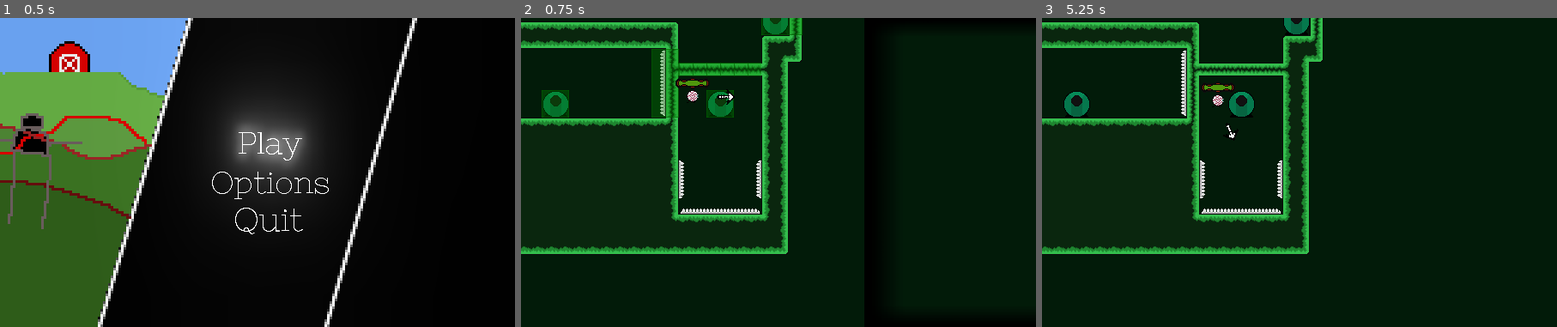
Above: before the commit, frames 1-3 (left to right).
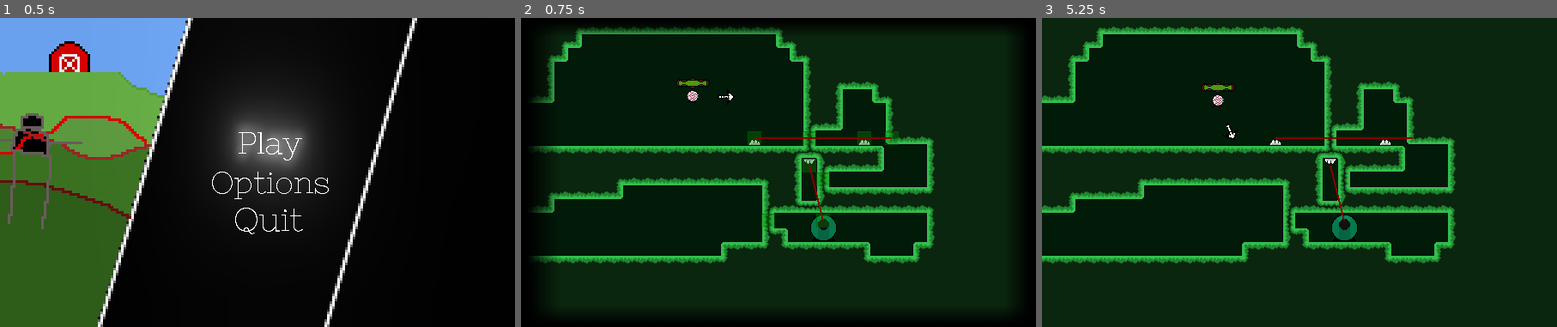
Above: after the commit, the same moments.

Repository: epimetheusgames/EyeSore
Game: Godot game, scene res://MainMenu.tscn
The game is run twice, just before and just after one commit, with the same random seed, the same clock (stepped at 60 frames per second) and the same inputs.
Inputs (mouse positions are in pixels of both pictures, inside the frame that each line leads up to):
- Up to frame 1 (0.5 s): no input
- Up to frame 2 (0.75 s): click (788, 144) at 0.5 s
- Up to frame 3 (5.25 s): click (1273, 144) at 1.27 s; click (1412, 138) at 2.02 s; tap Enter (ui_accept) every 0.75 s from 2.75 to 5 s; move the mouse to (1412, 157) at 2.77 s; hold D (movement_right) 2.78-4.28 s; click (1412, 157) at 2.85 s; tap Space (movement_jump) at 3.02, 3.77 s; move the mouse to (1196, 187) at 3.52 s; right-click (1196, 187) at 3.6 s; move the mouse to (1351, 104) at 4.27 s; hold A (movement_left) 4.28-5.03 s; tap Alt (self_destruct) at 4.35 s; move the mouse to (1273, 234) at 5.02 s; hold D (movement_right) from 5.03 s (still down); tap E (switch_wire_ui) at 5.1 s

Frame 1 is identical in both runs. In frame 2, 26% of the frame differs, in the area x 0-100%, y 0-100%; in frame 3, 18%.

Commit message:
merging again, i really need to actually add something

Diff:
--- a/OGPC_Project_Native_Directory/Levels/Noah'sPuzzleLevel.tscn
+++ b/OGPC_Project_Native_Directory/Levels/Noah'sPuzzleLevel.tscn
@@ -76,15 +76,12 @@
 
 [node name="Checkpoint" parent="Save_Functionality" instance=ExtResource( 5 )]
 position = Vector2( 32, -5.96046e-08 )
-scale = Vector2( 1, 1 )
 
 [node name="Checkpoint2" parent="Save_Functionality" instance=ExtResource( 5 )]
 position = Vector2( -160, 3.55271e-15 )
-scale = Vector2( 1, 1 )
 
 [node name="Checkpoint3" parent="Save_Functionality" instance=ExtResource( 5 )]
 position = Vector2( 96, -96 )
-scale = Vector2( 1, 1 )
 
 [editable path="Save_Functionality/Player_Body"]
 [editable path="Save_Functionality/WireUIBox"]
--- a/OGPC_Project_Native_Directory/PixelatedBoss.tscn
+++ b/OGPC_Project_Native_Directory/PixelatedBoss.tscn
@@ -16,14 +16,14 @@
 "name": "idle",
 "speed": 5.0
 }, {
+"frames": [ ExtResource( 2 ), ExtResource( 4 ), ExtResource( 8 ), ExtResource( 4 ), ExtResource( 5 ) ],
+"loop": true,
+"name": "attacking",
+"speed": 5.0
+}, {
 "frames": [  ],
 "loop": true,
 "name": "damaged",
-"speed": 5.0
-}, {
-"frames": [ ExtResource( 2 ), ExtResource( 4 ), ExtResource( 8 ), ExtResource( 4 ), ExtResource( 5 ) ],
-"loop": true,
-"name": "attacking",
 "speed": 5.0
 } ]
 
--- a/OGPC_Project_Native_Directory/Player.tscn
+++ b/OGPC_Project_Native_Directory/Player.tscn
@@ -17,121 +17,6 @@
 atlas = ExtResource( 12 )
 region = Rect2( 0, 0, 16, 16 )
 
-[sub_resource type="AtlasTexture" id=86]
-flags = 1
-atlas = ExtResource( 6 )
-region = Rect2( 192, 0, 16, 16 )
-
-[sub_resource type="AtlasTexture" id=94]
-flags = 1
-atlas = ExtResource( 12 )
-region = Rect2( 288, 0, 16, 16 )
-
-[sub_resource type="AtlasTexture" id=95]
-flags = 1
-atlas = ExtResource( 12 )
-region = Rect2( 304, 0, 16, 16 )
-
-[sub_resource type="AtlasTexture" id=96]
-flags = 1
-atlas = ExtResource( 12 )
-region = Rect2( 320, 0, 16, 16 )
-
-[sub_resource type="AtlasTexture" id=97]
-flags = 1
-atlas = ExtResource( 12 )
-region = Rect2( 336, 0, 16, 16 )
-
-[sub_resource type="AtlasTexture" id=98]
-flags = 1
-atlas = ExtResource( 12 )
-region = Rect2( 352, 0, 16, 16 )
-
-[sub_resource type="AtlasTexture" id=99]
-flags = 1
-atlas = ExtResource( 12 )
-region = Rect2( 368, 0, 16, 16 )
-
-[sub_resource type="AtlasTexture" id=100]
-flags = 1
-atlas = ExtResource( 12 )
-region = Rect2( 384, 0, 16, 16 )
-
-[sub_resource type="AtlasTexture" id=101]
-flags = 1
-atlas = ExtResource( 12 )
-region = Rect2( 400, 0, 16, 16 )
-
-[sub_resource type="AtlasTexture" id=102]
-flags = 1
-atlas = ExtResource( 12 )
-region = Rect2( 416, 0, 16, 16 )
-
-[sub_resource type="AtlasTexture" id=103]
-flags = 1
-atlas = ExtResource( 12 )
-region = Rect2( 432, 0, 16, 16 )
-
-[sub_resource type="AtlasTexture" id=104]
-flags = 1
-atlas = ExtResource( 12 )
-region = Rect2( 448, 0, 16, 16 )
-
-[sub_resource type="AtlasTexture" id=61]
-flags = 1
-atlas = ExtResource( 6 )
-region = Rect2( 96, 0, 16, 16 )
-
-[sub_resource type="AtlasTexture" id=56]
-flags = 1
-atlas = ExtResource( 6 )
-region = Rect2( 16, 0, 16, 16 )
-
-[sub_resource type="AtlasTexture" id=57]
-flags = 1
-atlas = ExtResource( 6 )
-region = Rect2( 32, 0, 16, 16 )
-
-[sub_resource type="AtlasTexture" id=58]
-flags = 1
-atlas = ExtResource( 6 )
-region = Rect2( 48, 0, 16, 16 )
-
-[sub_resource type="AtlasTexture" id=59]
-flags = 1
-atlas = ExtResource( 6 )
-region = Rect2( 64, 0, 16, 16 )
-
-[sub_resource type="AtlasTexture" id=60]
-flags = 1
-atlas = ExtResource( 6 )
-region = Rect2( 80, 0, 16, 16 )
-
-[sub_resource type="AtlasTexture" id=62]
-flags = 1
-atlas = ExtResource( 6 )
-region = Rect2( 112, 0, 16, 16 )
-
-[sub_resource type="AtlasTexture" id=63]
-flags = 1
-atlas = ExtResource( 6 )
-region = Rect2( 128, 0, 16, 16 )
-
-[sub_resource type="AtlasTexture" id=64]
-flags = 1
-atlas = ExtResource( 6 )
-region = Rect2( 144, 0, 16, 16 )
-
-[sub_resource type="AtlasTexture" id=65]
-flags = 1
-atlas = ExtResource( 6 )
-region = Rect2( 160, 0, 16, 16 )
-
-[sub_resource type="AtlasTexture" id=66]
-flags = 1
-atlas = ExtResource( 6 )
-region = Rect2( 176, 0, 16, 16 )
-
 [sub_resource type="AtlasTexture" id=78]
 flags = 1
 atlas = ExtResource( 11 )
@@ -147,6 +32,81 @@
 atlas = ExtResource( 11 )
 region = Rect2( 32, 0, 16, 16 )
 
+[sub_resource type="AtlasTexture" id=86]
+flags = 1
+atlas = ExtResource( 6 )
+region = Rect2( 192, 0, 16, 16 )
+
+[sub_resource type="AtlasTexture" id=94]
+flags = 1
+atlas = ExtResource( 12 )
+region = Rect2( 288, 0, 16, 16 )
+
+[sub_resource type="AtlasTexture" id=95]
+flags = 1
+atlas = ExtResource( 12 )
+region = Rect2( 304, 0, 16, 16 )
+
+[sub_resource type="AtlasTexture" id=96]
+flags = 1
+atlas = ExtResource( 12 )
+region = Rect2( 320, 0, 16, 16 )
+
+[sub_resource type="AtlasTexture" id=97]
+flags = 1
+atlas = ExtResource( 12 )
+region = Rect2( 336, 0, 16, 16 )
+
+[sub_resource type="AtlasTexture" id=98]
+flags = 1
+atlas = ExtResource( 12 )
+region = Rect2( 352, 0, 16, 16 )
+
+[sub_resource type="AtlasTexture" id=99]
+flags = 1
+atlas = ExtResource( 12 )
+region = Rect2( 368, 0, 16, 16 )
+
+[sub_resource type="AtlasTexture" id=100]
+flags = 1
+atlas = ExtResource( 12 )
+region = Rect2( 384, 0, 16, 16 )
+
+[sub_resource type="AtlasTexture" id=101]
+flags = 1
+atlas = ExtResource( 12 )
+region = Rect2( 400, 0, 16, 16 )
+
+[sub_resource type="AtlasTexture" id=102]
+flags = 1
+atlas = ExtResource( 12 )
+region = Rect2( 416, 0, 16, 16 )
+
+[sub_resource type="AtlasTexture" id=103]
+flags = 1
+atlas = ExtResource( 12 )
+region = Rect2( 432, 0, 16, 16 )
+
+[sub_resource type="AtlasTexture" id=104]
+flags = 1
+atlas = ExtResource( 12 )
+region = Rect2( 448, 0, 16, 16 )
+
+[sub_resource type="AtlasTexture" id=90]
+flags = 1
+atlas = ExtResource( 12 )
+region = Rect2( 48, 0, 16, 16 )
+
+[sub_resource type="AtlasTexture" id=91]
+flags = 1
+atlas = ExtResource( 12 )
+region = Rect2( 64, 0, 16, 16 )
+
+[sub_resource type="AtlasTexture" id=92]
+flags = 1
+atlas = ExtResource( 12 )
+region = Rect2( 80, 0, 16, 16 )
+
 [sub_resource type="AtlasTexture" id=87]
 flags = 1
 atlas = ExtResource( 12 )
@@ -162,20 +122,60 @@
 atlas = ExtResource( 12 )
 region = Rect2( 32, 0, 16, 16 )
 
-[sub_resource type="AtlasTexture" id=90]
-flags = 1
-atlas = ExtResource( 12 )
+[sub_resource type="AtlasTexture" id=61]
+flags = 1
+atlas = ExtResource( 6 )
+region = Rect2( 96, 0, 16, 16 )
+
+[sub_resource type="AtlasTexture" id=56]
+flags = 1
+atlas = ExtResource( 6 )
+region = Rect2( 16, 0, 16, 16 )
+
+[sub_resource type="AtlasTexture" id=57]
+flags = 1
+atlas = ExtResource( 6 )
+region = Rect2( 32, 0, 16, 16 )
+
+[sub_resource type="AtlasTexture" id=58]
+flags = 1
+atlas = ExtResource( 6 )
 region = Rect2( 48, 0, 16, 16 )
 
-[sub_resource type="AtlasTexture" id=91]
-flags = 1
-atlas = ExtResource( 12 )
+[sub_resource type="AtlasTexture" id=59]
+flags = 1
+atlas = ExtResource( 6 )
 region = Rect2( 64, 0, 16, 16 )
 
-[sub_resource type="AtlasTexture" id=92]
-flags = 1
-atlas = ExtResource( 12 )
+[sub_resource type="AtlasTexture" id=60]
+flags = 1
+atlas = ExtResource( 6 )
 region = Rect2( 80, 0, 16, 16 )
+
+[sub_resource type="AtlasTexture" id=62]
+flags = 1
+atlas = ExtResource( 6 )
+region = Rect2( 112, 0, 16, 16 )
+
+[sub_resource type="AtlasTexture" id=63]
+flags = 1
+atlas = ExtResource( 6 )
+region = Rect2( 128, 0, 16, 16 )
+
+[sub_resource type="AtlasTexture" id=64]
+flags = 1
+atlas = ExtResource( 6 )
+region = Rect2( 144, 0, 16, 16 )
+
+[sub_resource type="AtlasTexture" id=65]
+flags = 1
+atlas = ExtResource( 6 )
+region = Rect2( 160, 0, 16, 16 )
+
+[sub_resource type="AtlasTexture" id=66]
+flags = 1
+atlas = ExtResource( 6 )
+region = Rect2( 176, 0, 16, 16 )
 
 [sub_resource type="SpriteFrames" id=1]
 animations = [ {
@@ -184,11 +184,26 @@
 "name": "Idle_Left",
 "speed": 5.0
 }, {
+"frames": [ SubResource( 78 ), SubResource( 79 ), SubResource( 80 ) ],
+"loop": false,
+"name": "Jumping_Center",
+"speed": 15.0
+}, {
 "frames": [ SubResource( 86 ), SubResource( 94 ), SubResource( 95 ), SubResource( 96 ), SubResource( 97 ), SubResource( 98 ), SubResource( 99 ), SubResource( 100 ), SubResource( 101 ), SubResource( 102 ), SubResource( 103 ), SubResource( 104 ) ],
 "loop": true,
 "name": "Walking_Left",
 "speed": 20.0
 }, {
+"frames": [ SubResource( 90 ), SubResource( 91 ), SubResource( 92 ) ],
+"loop": false,
+"name": "Jumping_Right",
+"speed": 15.0
+}, {
+"frames": [ SubResource( 87 ), SubResource( 88 ), SubResource( 89 ) ],
+"loop": false,
+"name": "Jumping_Left",
+"speed": 15.0
+}, {
 "frames": [ SubResource( 61 ) ],
 "loop": true,
 "name": "Idle_Right",
@@ -198,21 +213,6 @@
 "loop": true,
 "name": "Walking_Right",
 "speed": 20.0
-}, {
-"frames": [ SubResource( 78 ), SubResource( 79 ), SubResource( 80 ) ],
-"loop": false,
-"name": "Jumping_Center",
-"speed": 15.0
-}, {
-"frames": [ SubResource( 87 ), SubResource( 88 ), SubResource( 89 ) ],
-"loop": false,
-"name": "Jumping_Left",
-"speed": 15.0
-}, {
-"frames": [ SubResource( 90 ), SubResource( 91 ), SubResource( 92 ) ],
-"loop": false,
-"name": "Jumping_Right",
-"speed": 15.0
 } ]
 
 [sub_resource type="CapsuleShape2D" id=93]
--- a/OGPC_Project_Native_Directory/Save_Data.gd
+++ b/OGPC_Project_Native_Directory/Save_Data.gd
@@ -46,7 +46,7 @@
 }
 
 const levels = [
-	"res://Levels/Noah'sPuzzleLevel.tscn"
+	"res://Levels/ExamplePuzzleLevel.tscn"
 ]
 
 func save_audio(music, sfx):
